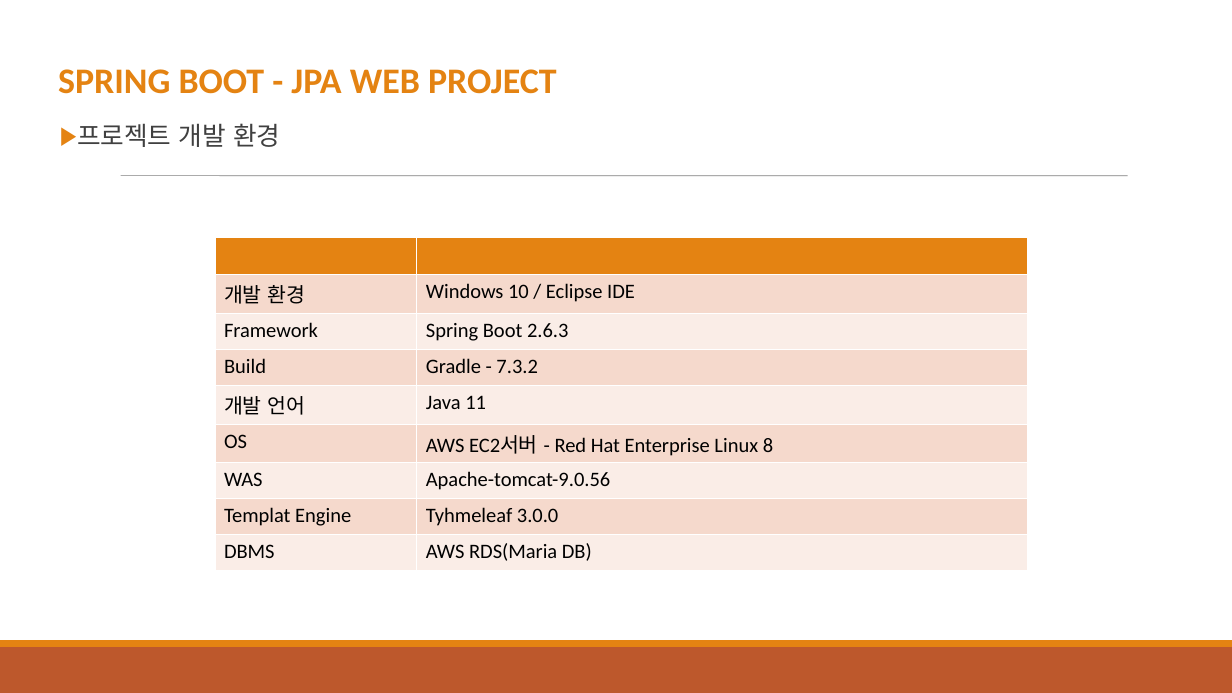
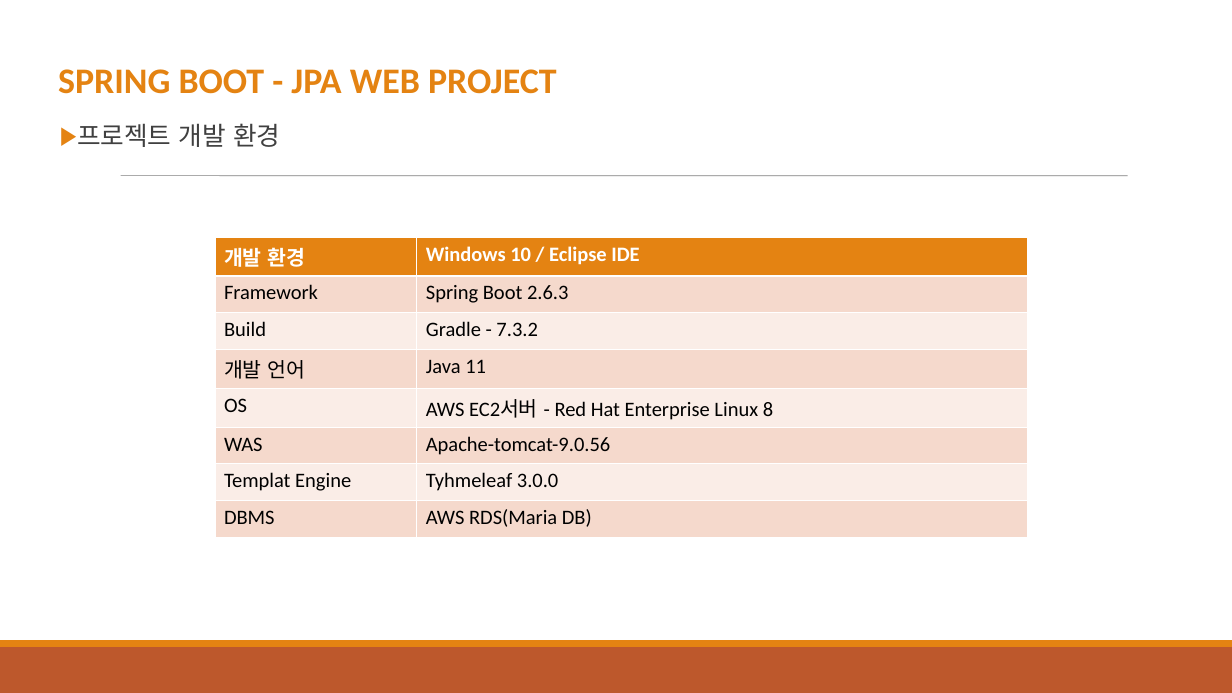
Before and after one commit to sdaffds/project, a slide deck: slide 2 of 프로젝트-윤성훈.ppt. Drawn at 1232x693 pixels with LibreOffice and Linux fonts; fonts in the diff are those of the drawing. Boxes give left, top, right and bottom in pixels: in the first picture for what was removed or moved away, otherwise in the second. Text is boxed around its words. In the diff, an @@ line names an element or a change of style, - is before the commit and + after.

```diff
--- a/프로젝트-윤성훈.ppt
+++ b/프로젝트-윤성훈.ppt
@@ table at [214,236,1027,537] @@
-row 1:  | 
```
Also in this commit, not shown: 3 other slides changed.
